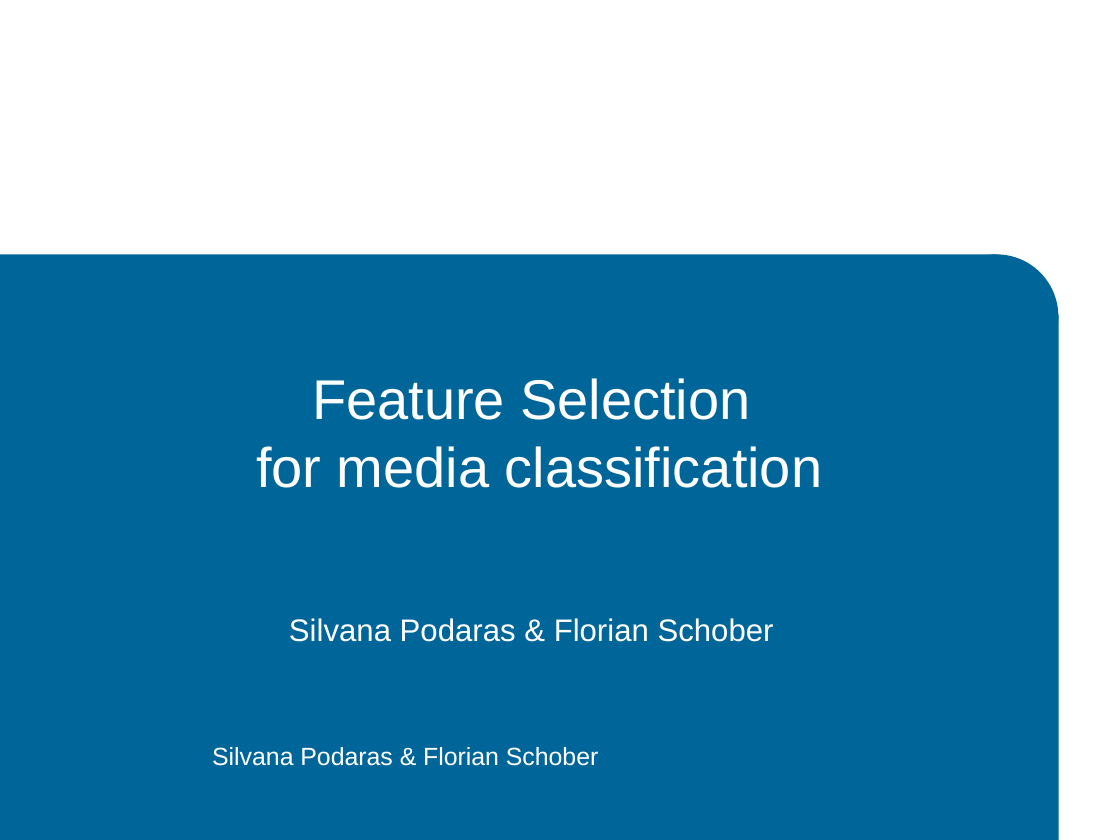
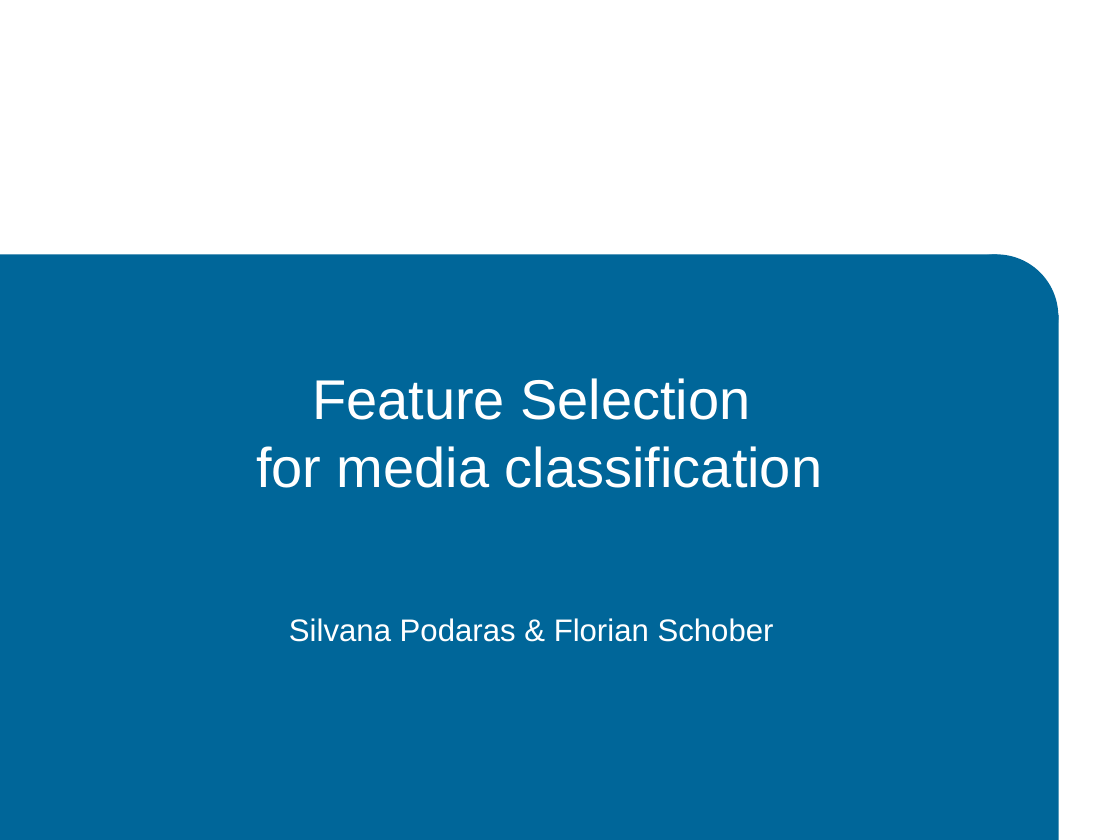
Before and after one commit to teretrus/VisSeminar, a slide deck: slide 1 of presentation/Presentation.pptx. Drawn at 1120x840 pixels with LibreOffice and Linux fonts; fonts in the diff are those of the drawing; background and template pictures are left out. Boxes give left, top, right and bottom in pixels: in the first picture for what was removed or moved away, otherwise in the second. Text is boxed around its words. In the diff, an @@ line names an element or a change of style, - is before the commit and + after.

```diff
--- a/presentation/Presentation.pptx
+++ b/presentation/Presentation.pptx
@@ text removed at (212,747,598,766) @@
-Silvana Podaras & Florian Schober
```
Also in this commit, not shown: 10 other slides changed, 9 slides added, 1 other file.
